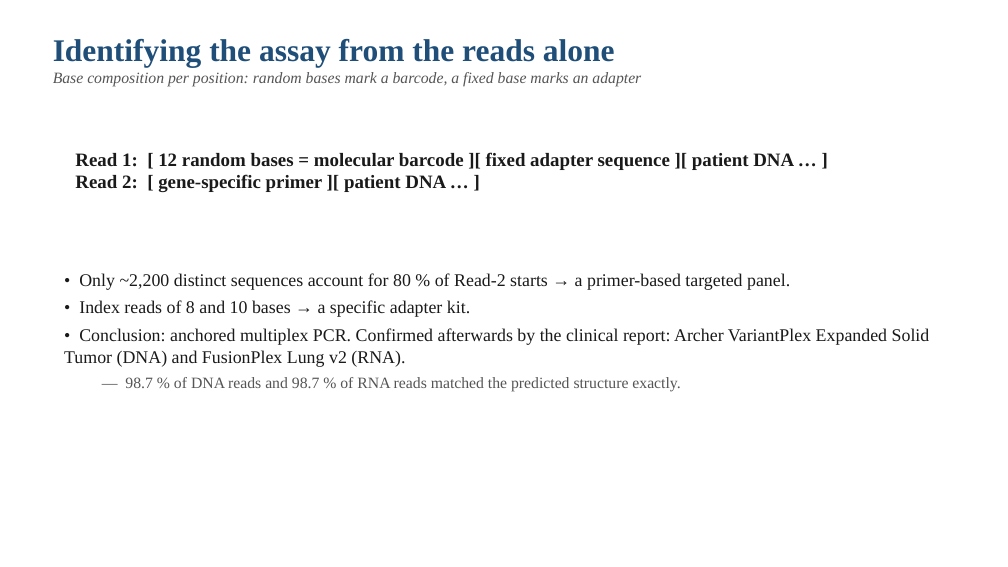
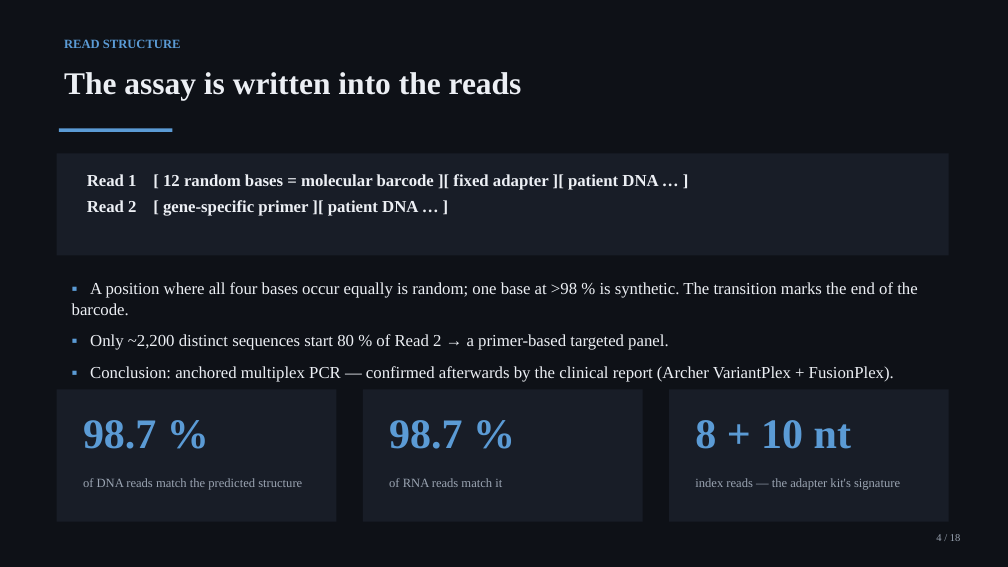
Before and after one commit to sarisiknil/tumor-profiler, a slide deck: slide 4 of report/BIO395_Presentation_DRAFT.pptx. Drawn at 1008x567 pixels with LibreOffice and Linux fonts; fonts in the diff are those of the drawing. Boxes give left, top, right and bottom in pixels: in the first picture for what was removed or moved away, otherwise in the second. Text is boxed around its words. In the diff, an @@ line names an element or a change of style, - is before the commit and + after.

Commit message:
Redesign the presentation: dark design system matching the dashboard, section dividers, stat panels, callouts, and four cropped dashboard screenshots; remove the absolute path from the dashboard header

```diff
--- a/report/BIO395_Presentation_DRAFT.pptx
+++ b/report/BIO395_Presentation_DRAFT.pptx
@@ rectangle added at (x1=0, y1=0, x2=1008, y2=567), fill #0E1117 @@
@@ text added at (x1=64, y1=39, x2=181, y2=48), 12 pt, text #5B9BD5, bold @@
+READ STRUCTURE
@@ text at (x1=64, y1=72, x2=522, y2=100): text changed; size 15 to 30 pt; text colour #555555 to #ECEFF4; bold on; italic off @@
-Identifying the assay from the reads alone
-Base composition per position: random bases mark a barcode, a fixed base marks an adapter
+The assay is written into the reads
@@ rectangle added at (x1=59, y1=129, x2=172, y2=132), fill #5B9BD5 @@
@@ rectangle added at (x1=57, y1=154, x2=949, y2=256), fill #181D27 @@
@@ text at (x1=87, y1=174, x2=658, y2=216): text changed; size 18 to 16 pt; text colour #1A1A1A to #ECEFF4 @@
-Read 1: [ 12 random bases = molecular barcode ][ fixed adapter sequence ][ patient DNA … ]
-Read 2: [ gene-specific primer ][ patient DNA … ]
+Read 1 [ 12 random bases = molecular barcode ][ fixed adapter ][ patient DNA … ]
+Read 2 [ gene-specific primer ][ patient DNA … ]
@@ text at (x1=72, y1=282, x2=917, y2=382): text changed; size 17 to 16 pt; text colour #1A1A1A to #ECEFF4 @@
-• Only ~2,200 distinct sequences account for 80 % of Read-2 starts → a primer-based targeted panel.
-• Index reads of 8 and 10 bases → a specific adapter kit.
-• Conclusion: anchored multiplex PCR. Confirmed afterwards by the clinical report: Archer VariantPlex Expanded Solid Tumor (DNA) and FusionPlex Lung v2 (RNA).
-  — 98.7 % of DNA reads and 98.7 % of RNA reads matched the predicted structure exactly.
+▪ A position where all four bases occur equally is random; one base at >98 % is synthetic. The transition marks the end of the barcode.
+▪ Only ~2,200 distinct sequences start 80 % of Read 2 → a primer-based targeted panel.
+▪ Conclusion: anchored multiplex PCR — confirmed afterwards by the clinical report (Archer VariantPlex + FusionPlex).
@@ rectangle added at (x1=57, y1=389, x2=337, y2=522), fill #181D27 @@
@@ rectangle added at (x1=363, y1=389, x2=643, y2=522), fill #181D27 @@
@@ rectangle added at (x1=669, y1=389, x2=949, y2=522), fill #181D27 @@
@@ text added at (x1=83, y1=420, x2=156, y2=449), 40 pt, text #5B9BD5, bold @@
+98.7 %
@@ text added at (x1=389, y1=420, x2=462, y2=449), 40 pt, text #5B9BD5, bold @@
+98.7 %
@@ text added at (x1=695, y1=420, x2=851, y2=449), 40 pt, text #5B9BD5, bold @@
+8 + 10 nt
@@ text added at (x1=83, y1=478, x2=302, y2=490), 12 pt, text #9AA4B2 @@
+of DNA reads match the predicted structure
@@ text added at (x1=389, y1=478, x2=502, y2=487), 12 pt, text #9AA4B2 @@
+of RNA reads match it
@@ text added at (x1=695, y1=478, x2=900, y2=490), 12 pt, text #9AA4B2 @@
+index reads — the adapter kit's signature
@@ text added at (x1=936, y1=534, x2=960, y2=541), 10 pt, text #9AA4B2 @@
+4 / 18
```
Also in this commit, not shown: 8 other slides changed, 9 slides added, 4 slides removed, 24 other files.
